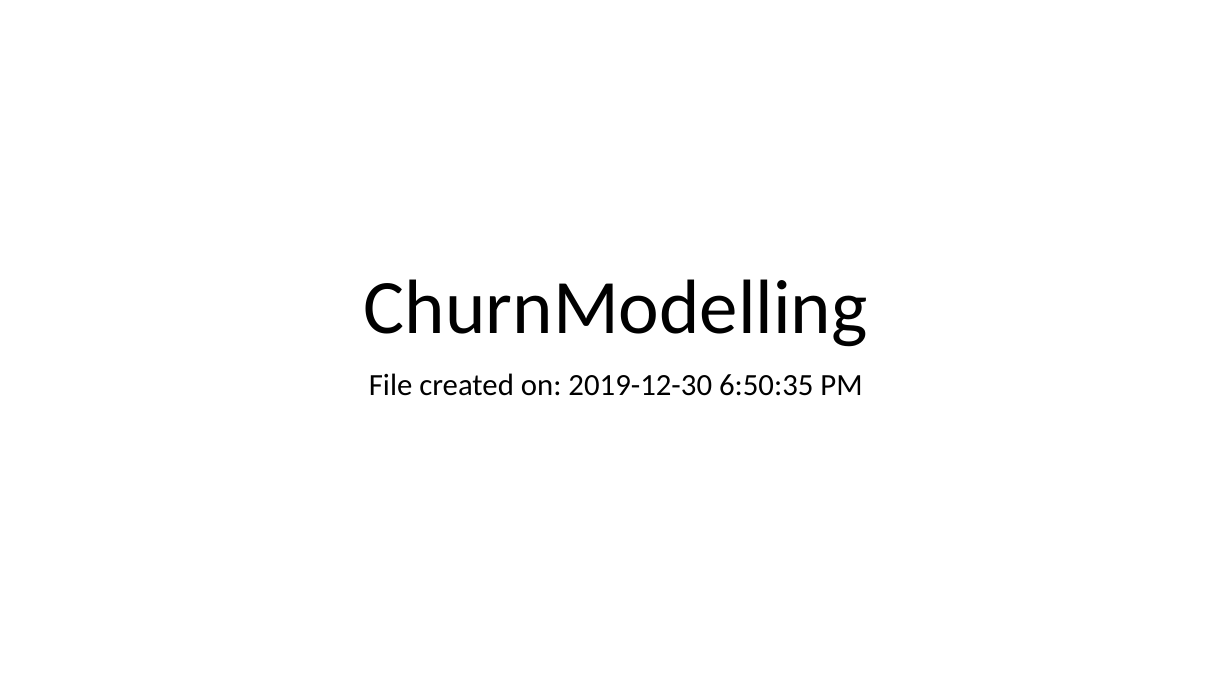
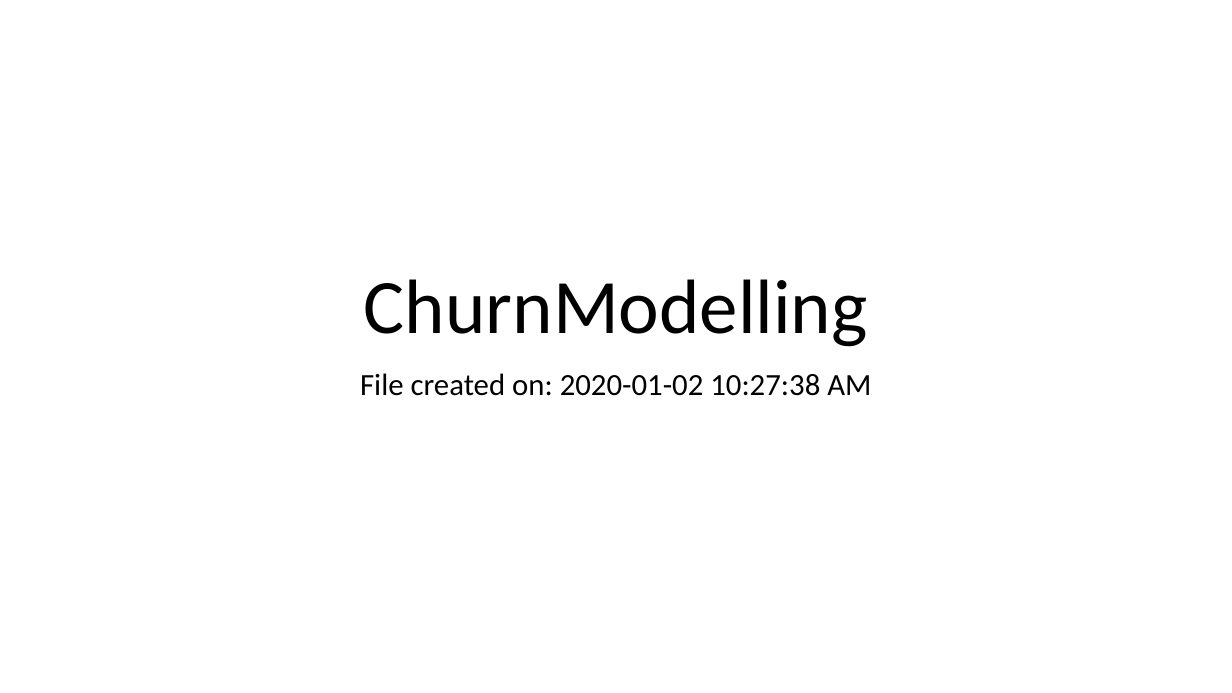
Before and after one commit to sarmadkhawaja/DataMiningTableau, a slide deck: slide 1 of ChurnModelling/ChurnModelling.pptx. Drawn at 1232x693 pixels with LibreOffice and Linux fonts; fonts in the diff are those of the drawing. Boxes give left, top, right and bottom in pixels: in the first picture for what was removed or moved away, otherwise in the second. Text is boxed around its words. In the diff, an @@ line names an element or a change of style, - is before the commit and + after.

```diff
--- a/ChurnModelling/ChurnModelling.pptx
+++ b/ChurnModelling/ChurnModelling.pptx
@@ subtitle at <box>360,373,871,396</box>: text changed @@
-File created on: 2019-12-30 6:50:35 PM
+File created on: 2020-01-02 10:27:38 AM
```
Also in this commit, not shown: 4 slides added, 3 slides removed, 1 other file.
